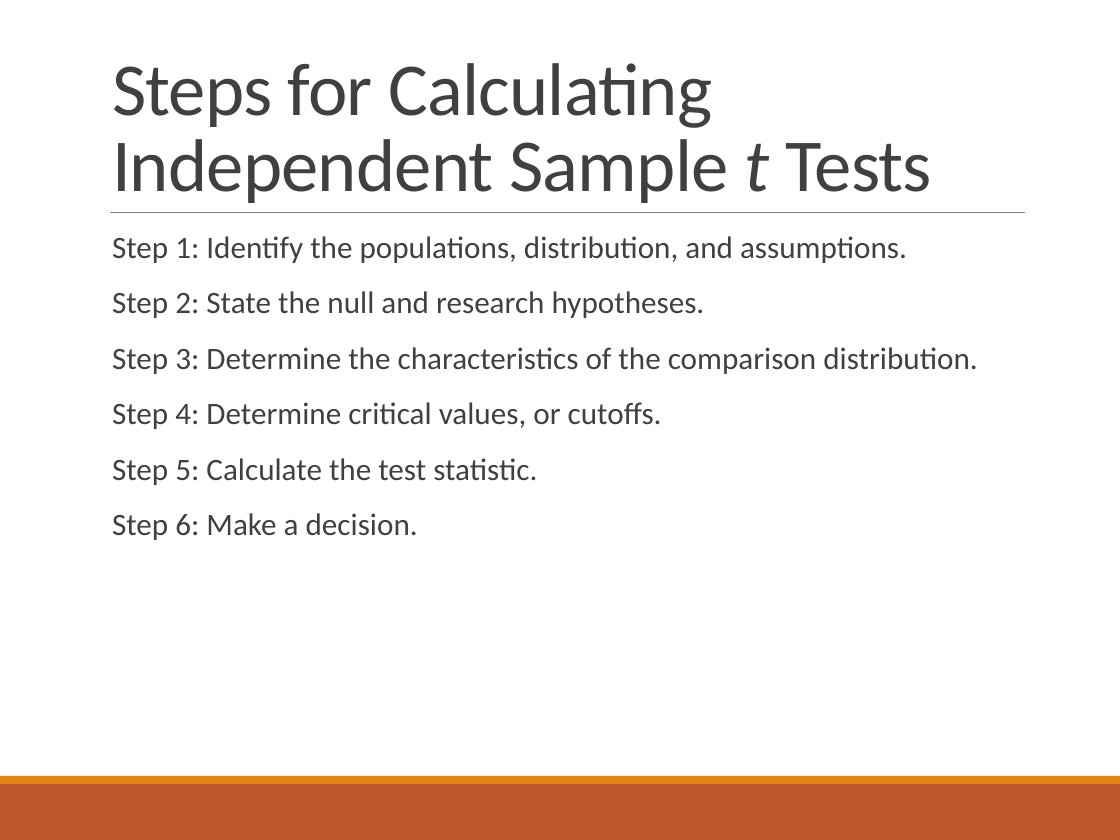
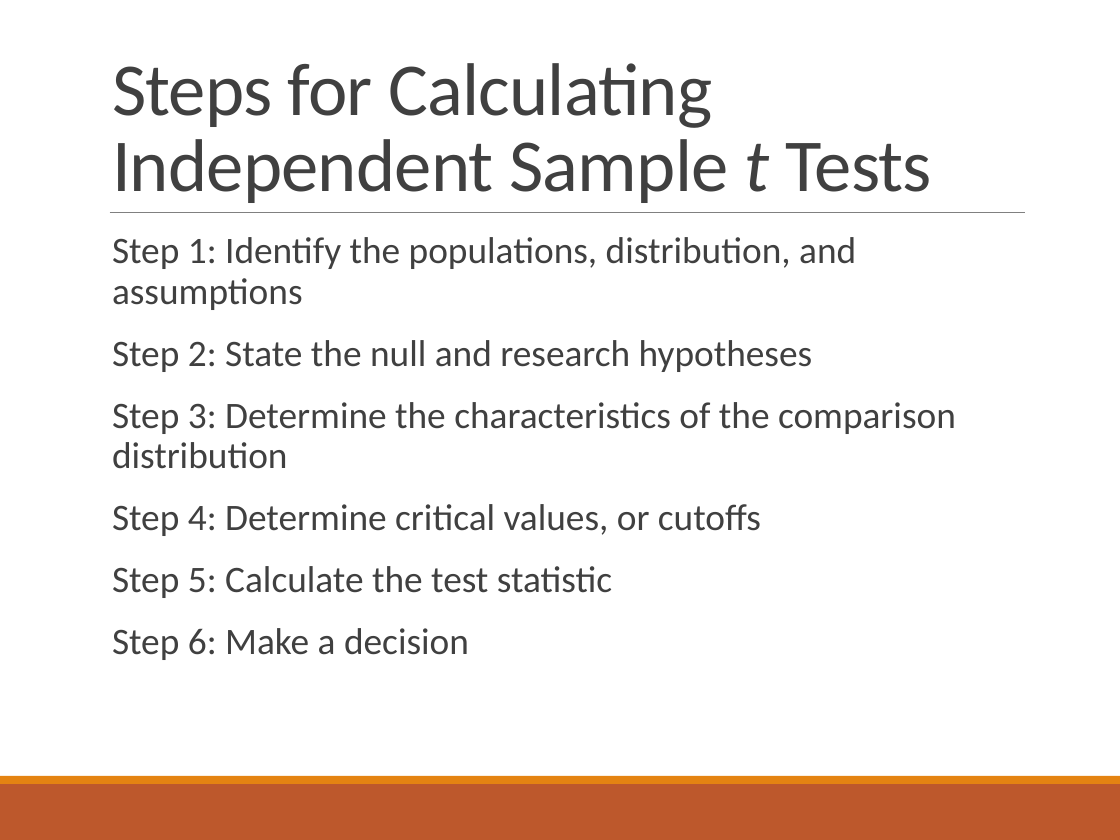
Before and after one commit to doomlab/PSY-200, a slide deck: slide 12 of Fall2018 Lecture Notes/Chapter 11 Lecture.pptx (slide 14 before the commit). Drawn at 1120x840 pixels with LibreOffice and Linux fonts; fonts in the diff are those of the drawing. Boxes give left, top, right and bottom in pixels: in the first picture for what was removed or moved away, otherwise in the second. Text is boxed around its words. In the diff, an @@ line names an element or a change of style, - is before the commit and + after.

```diff
--- a/Fall2018 Lecture Notes/Chapter 11 Lecture.pptx
+++ b/Fall2018 Lecture Notes/Chapter 11 Lecture.pptx
@@ text at (112,237,956,660): text changed; size 20 to 24 pt @@
-  Step 1: Identify the populations, distribution, and assumptions.
-  Step 2: State the null and research hypotheses.
-  Step 3: Determine the characteristics of the comparison distribution.
-  Step 4: Determine critical values, or cutoffs.
-  Step 5: Calculate the test statistic.
-  Step 6: Make a decision.
+  Step 1: Identify the populations, distribution, and assumptions
+  Step 2: State the null and research hypotheses
+  Step 3: Determine the characteristics of the comparison distribution
+  Step 4: Determine critical values, or cutoffs
+  Step 5: Calculate the test statistic
+  Step 6: Make a decision
```
Also in this commit, not shown: 20 other slides changed, 7 slides added, 8 slides removed, 4 other files.
